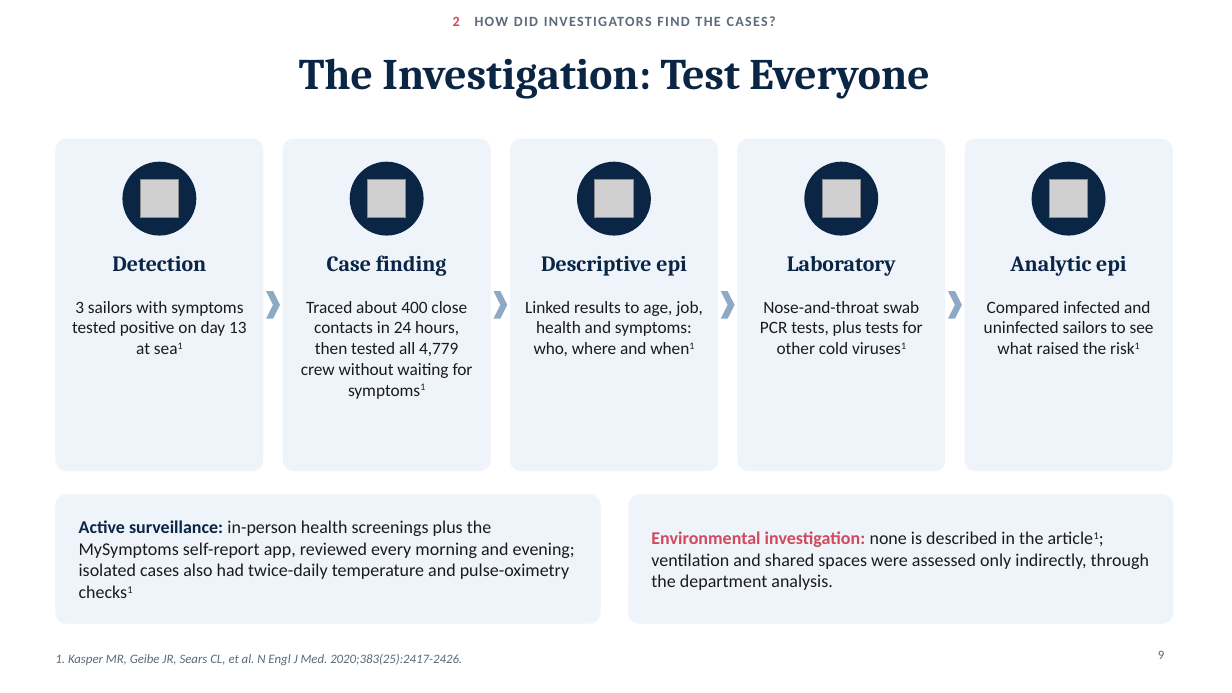
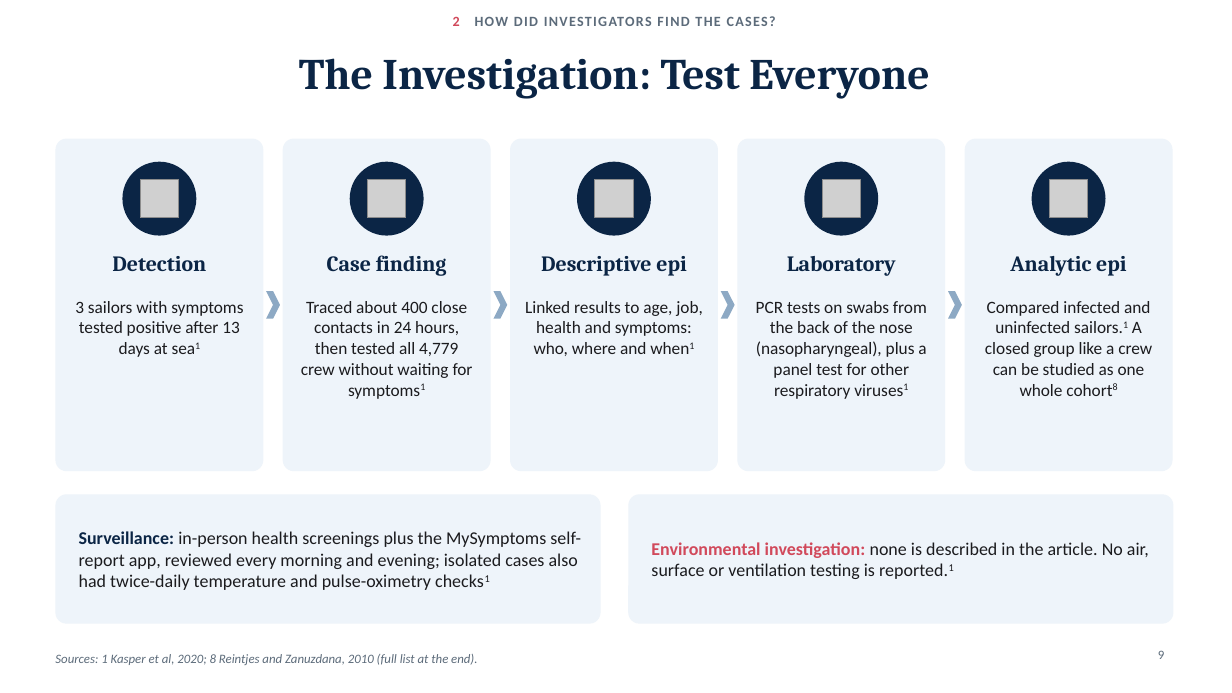
Before and after one commit to adebowa96/Research, a slide deck: slide 9 of Outbreak_of_the_Day/Covid19_Aircraft_Carrier_Outbreak.pptx. Drawn at 1232x693 pixels with LibreOffice and Linux fonts; fonts in the diff are those of the drawing; grey boxes stand for pictures. Boxes give left, top, right and bottom in pixels: in the first picture for what was removed or moved away, otherwise in the second. Text is boxed around its words. In the diff, an @@ line names an element or a change of style, - is before the commit and + after.

```diff
--- a/Outbreak_of_the_Day/Covid19_Aircraft_Carrier_Outbreak.pptx
+++ b/Outbreak_of_the_Day/Covid19_Aircraft_Carrier_Outbreak.pptx
@@ text at bbox=[75, 301, 243, 357]: text changed @@
-3 sailors with symptoms tested positive on day 13 at sea1
+3 sailors with symptoms tested positive after 13 days at sea1
@@ text at bbox=[756, 301, 927, 399]: text changed @@
-Nose-and-throat swab PCR tests, plus tests for other cold viruses1
+PCR tests on swabs from the back of the nose (nasopharyngeal), plus a panel test for other respiratory viruses1
@@ text at bbox=[985, 301, 1152, 396]: text changed @@
-Compared infected and uninfected sailors to see what raised the risk1
+Compared infected and uninfected sailors.1 A closed group like a crew can be studied as one whole cohort8
@@ text at bbox=[79, 531, 581, 590]: text changed @@
-Active surveillance: in-person health screenings plus the MySymptoms self-report app, reviewed every morning and evening; isolated cases also had twice-daily temperature and pulse-oximetry checks1
+Surveillance: in-person health screenings plus the MySymptoms self-report app, reviewed every morning and evening; isolated cases also had twice-daily temperature and pulse-oximetry checks1
@@ text at bbox=[651, 542, 1149, 579]: text changed @@
-Environmental investigation: none is described in the article1; ventilation and shared spaces were assessed only indirectly, through the department analysis.
+Environmental investigation: none is described in the article. No air, surface or ventilation testing is reported.1
@@ text at bbox=[55, 654, 477, 665]: text changed @@
-1. Kasper MR, Geibe JR, Sears CL, et al. N Engl J Med. 2020;383(25):2417-2426.
+Sources: 1 Kasper et al, 2020; 8 Reintjes and Zanuzdana, 2010 (full list at the end).
```
Also in this commit, not shown: 18 other slides changed, 3 slides added, 1 slide removed.
